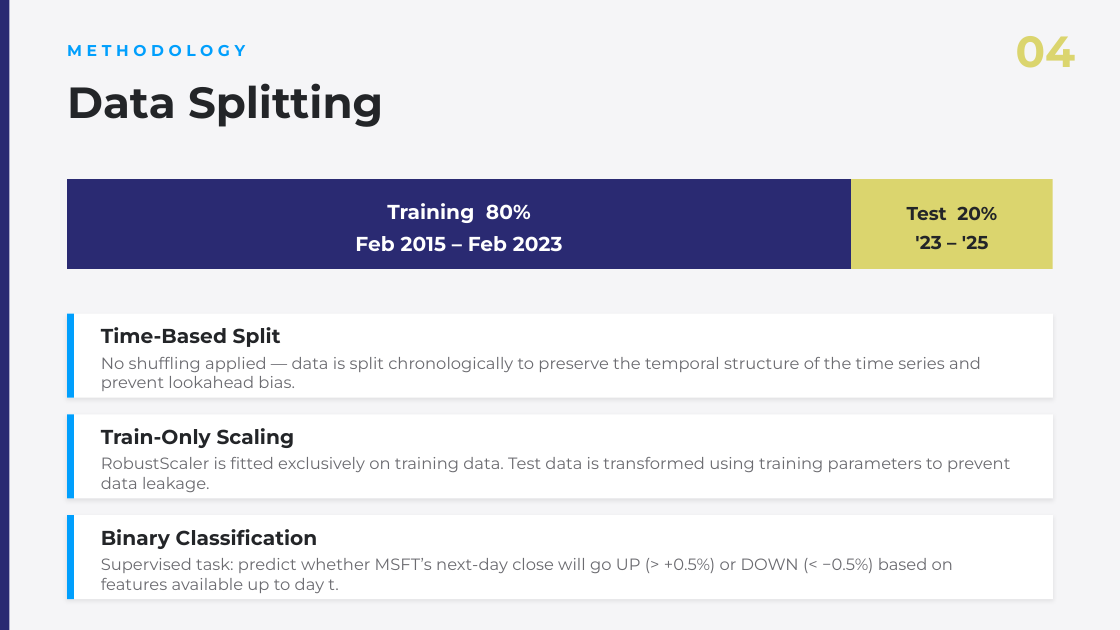
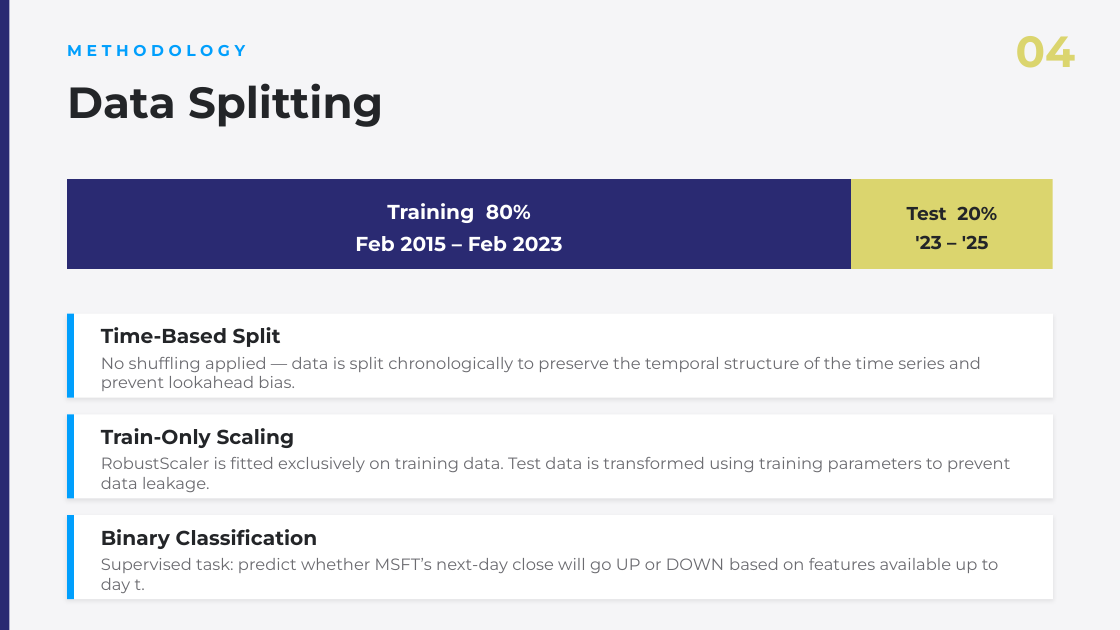
Before and after one commit to TimurKambarov/MSFT_Forecaster, a slide deck: slide 9 of datalabtasks_deliverables/Task 6 Group Project Proposals/Presentation/Group Project Proposal Final Presentation.pptx. Drawn at 1120x630 pixels with LibreOffice and Linux fonts; fonts in the diff are those of the drawing. Boxes give left, top, right and bottom in pixels: in the first picture for what was removed or moved away, otherwise in the second. Text is boxed around its words. In the diff, an @@ line names an element or a change of style, - is before the commit and + after.

```diff
--- a/datalabtasks_deliverables/Task 6 Group Project Proposals/Presentation/Group Project Proposal Final Presentation.pptx
+++ b/datalabtasks_deliverables/Task 6 Group Project Proposals/Presentation/Group Project Proposal Final Presentation.pptx
@@ text at <box>101,558,999,593</box>: text changed @@
-Supervised task: predict whether MSFT’s next-day close will go UP (> +0.5%) or DOWN (< −0.5%) based on features available up to day t.
+Supervised task: predict whether MSFT’s next-day close will go UP or DOWN based on features available up to day t.
```
